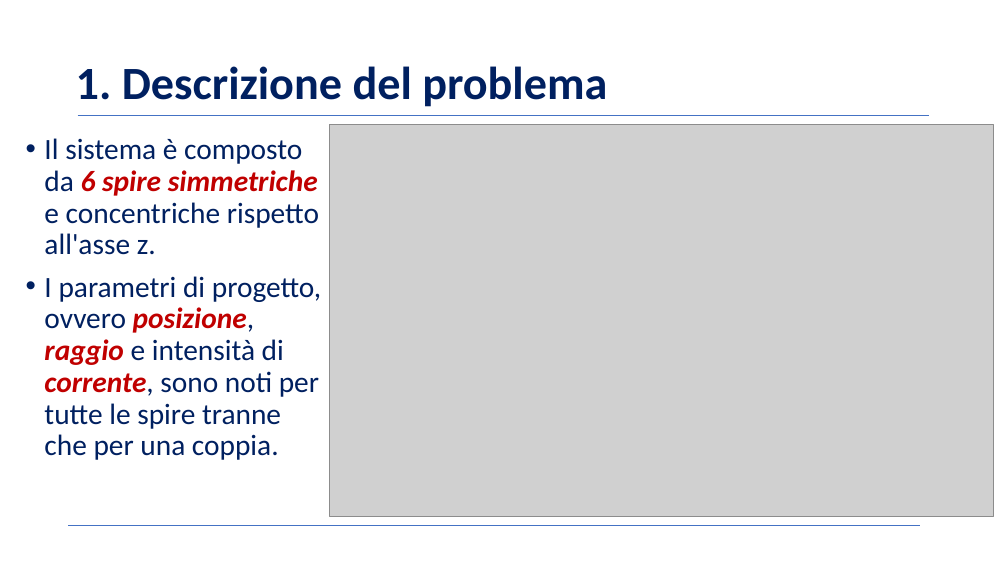
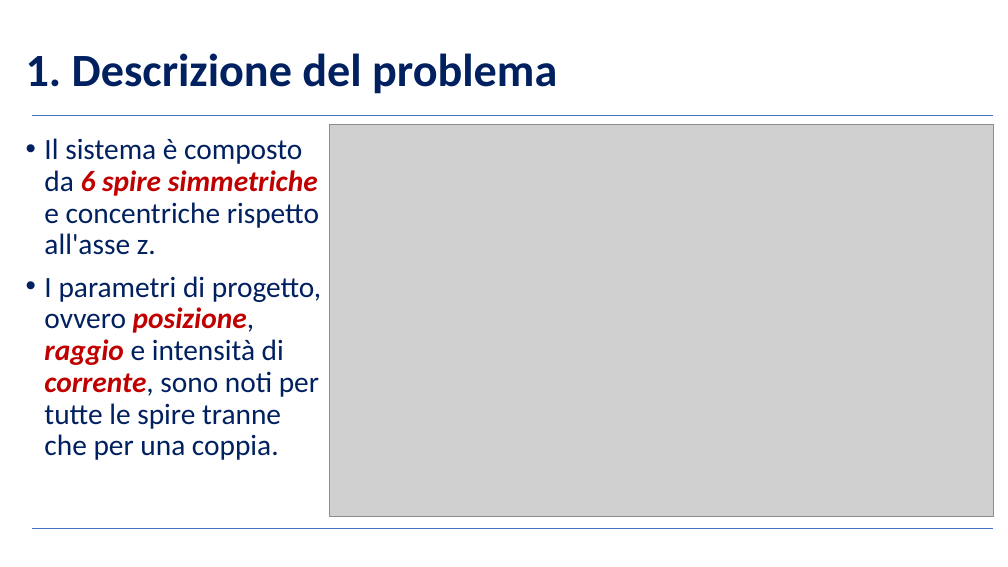
Before and after one commit to BernardoGiordano/NelderMeadMethod, a slide deck: slide 3 of writeup/Slides.pptx. Drawn at 1008x567 pixels with LibreOffice and Linux fonts; fonts in the diff are those of the drawing; grey boxes stand for pictures; background and template pictures are left out. Boxes give left, top, right and bottom in pixels: in the first picture for what was removed or moved away, otherwise in the second. Text is boxed around its words. In the diff, an @@ line names an element or a change of style, - is before the commit and + after.

```diff
--- a/writeup/Slides.pptx
+++ b/writeup/Slides.pptx
@@ text "1. Descrizione del problema": place and size @@
-text "1. Descrizione del problema" at (76,66,607,107)
+text "1. Descrizione del problema" at (26,53,557,94)
@@ line moved from (78, 115) - (929, 115) to (32, 115) - (994, 115) @@
@@ line moved from (68, 526) - (920, 526) to (32, 528) - (994, 528) @@
```
Also in this commit, not shown: 9 other slides changed, 3 slides added.
